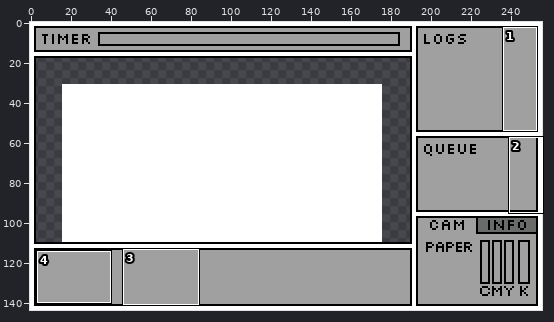
Pixel-art file: Assets/Sprites/main_ui_prototype.ase. Above: a wide view before the commit, with the close-up outlined.
Close-up. As it was:
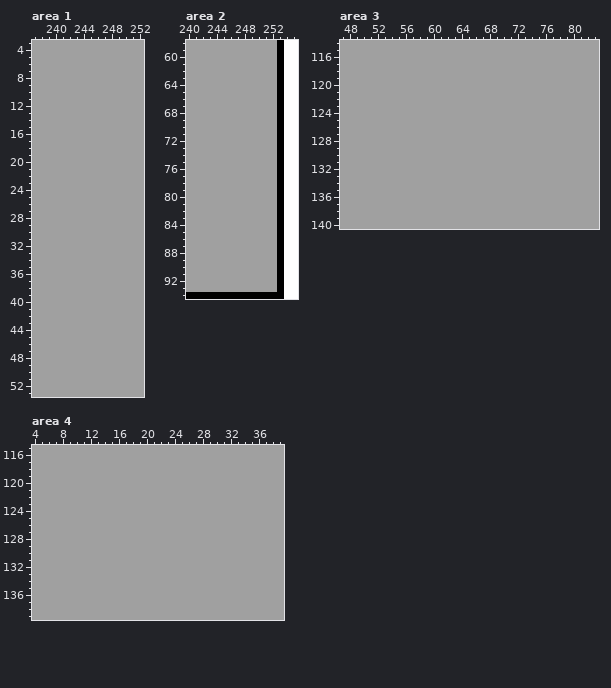
256x144 pixels, 1 frame. Shown: area 1: x 237..252, y 3..53; area 2: x 240..255, y 58..94; area 3: x 47..83, y 114..140; area 4: x 4..39, y 115..139. The commit also changed other parts of the picture, which this record leaves out.
New version:
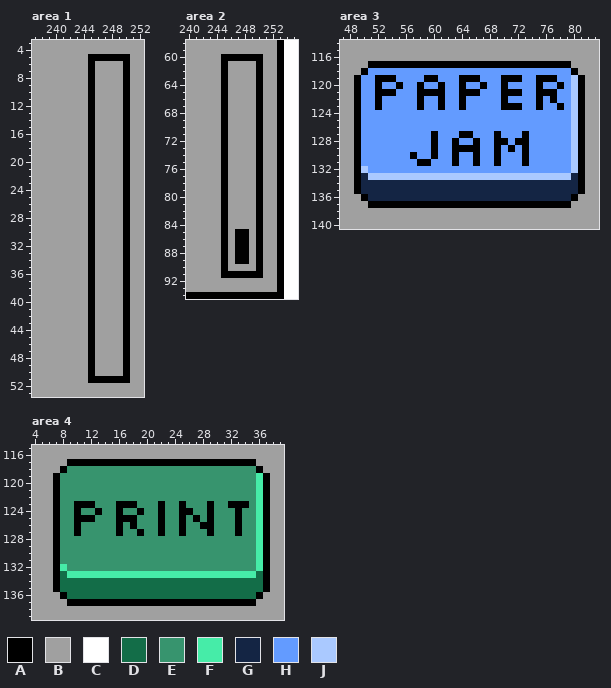
Palette (. is transparent): A #000000  B #a0a0a0  C #ffffff  D #136d48  E #37946e  F #46eca8  G #142544  H #639bff  J #aac9ff
Commit message: New font file and scroll views
Changes in this commit:
layer "Buttons" now shown
layer "Scrollbar" added
layer "ScrollbarHandle" added
layer "LogsScrollBar" added
Changed rows in their new state; - is an unchanged pixel.
Area 1, layer "LogsScrollBar":
first column x 245:
 5 AAAAAA
 6 A----A
 7 A----A
 8 A----A
 9 A----A
10 A----A
11 A----A
12 A----A
13 A----A
14 A----A
15 A----A
16 A----A
17 A----A
18 A----A
19 A----A
20 A----A
21 A----A
22 A----A
23 A----A
24 A----A
25 A----A
26 A----A
27 A----A
28 A----A
29 A----A
30 A----A
31 A----A
32 A----A
33 A----A
34 A----A
35 A----A
36 A----A
37 A----A
38 A----A
39 A----A
40 A----A
41 A----A
42 A----A
43 A----A
44 A----A
45 A----A
46 A----A
47 A----A
48 A----A
49 A----A
50 A----A
51 AAAAAA
Area 2, layers "ScrollbarHandle", "Scrollbar":
first column x 245:
60 AAAAAA
61 A----A
62 A----A
63 A----A
64 A----A
65 A----A
66 A----A
67 A----A
68 A----A
69 A----A
70 A----A
71 A----A
72 A----A
73 A----A
74 A----A
75 A----A
76 A----A
77 A----A
78 A----A
79 A----A
80 A----A
81 A----A
82 A----A
83 A----A
84 A----A
85 A-AA-A
86 A-AA-A
87 A-AA-A
88 A-AA-A
89 A-AA-A
90 A----A
91 AAAAAA
Area 3, layer "Buttons":
first column x 49:
117 --AAAAAAAAAAAAAAAAAAAAAAAAAAAAA--
118 -AHHHHHHHHHHHHHHHHHHHHHHHHHHHHHA-
119 AHHAAAHHHHAAHHHAAAHHHAAAHHAAAHHJA
120 AHHAHHAHHAHHAHHAHHAHHAHHHHAHHAHJA
121 AHHAAAHHHAAAAHHAAAHHHAAAHHAAAHHJA
122 AHHAHHHHHAHHAHHAHHHHHAHHHHAHAHHJA
123 AHHAHHHHHAHHAHHAHHHHHAAAHHAHHAHJA
124 AHHHHHHHHHHHHHHHHHHHHHHHHHHHHHHJA
125 AHHHHHHHHHHHHHHHHHHHHHHHHHHHHHHJA
126 AHHHHHHHHHHHHHHHHHHHHHHHHHHHHHHJA
127 AHHHHHHHHHHAHHHAAHHHAHHHAHHHHHHJA
128 AHHHHHHHHHHAHHAHHAHHAAHAAHHHHHHJA
129 AHHHHHHHHHHAHHAAAAHHAHAHAHHHHHHJA
130 AHHHHHHHAHHAHHAHHAHHAHHHAHHHHHHJA
131 AHHHHHHHHAAHHHAHHAHHAHHHAHHHHHHJA
132 AJHHHHHHHHHHHHHHHHHHHHHHHHHHHHHJA
133 AGJJJJJJJJJJJJJJJJJJJJJJJJJJJJJGA
134 AGGGGGGGGGGGGGGGGGGGGGGGGGGGGGGGA
135 AGGGGGGGGGGGGGGGGGGGGGGGGGGGGGGGA
136 -AGGGGGGGGGGGGGGGGGGGGGGGGGGGGGA-
137 --AAAAAAAAAAAAAAAAAAAAAAAAAAAAA--
Area 4, layer "Buttons":
first column x 7:
117 --AAAAAAAAAAAAAAAAAAAAAAAAAAA--
118 -AEEEEEEEEEEEEEEEEEEEEEEEEEEEA-
119 AEEEEEEEEEEEEEEEEEEEEEEEEEEEEFA
120 AEEEEEEEEEEEEEEEEEEEEEEEEEEEEFA
121 AEEEEEEEEEEEEEEEEEEEEEEEEEEEEFA
122 AEEEEEEEEEEEEEEEEEEEEEEEEEEEEFA
123 AEEAAAEEEAAAEEEAEEAEEEAEEAAAEFA
124 AEEAEEAEEAEEAEEAEEAAEEAEEEAEEFA
125 AEEAAAEEEAAAEEEAEEAEAEAEEEAEEFA
126 AEEAEEEEEAEAEEEAEEAEEAAEEEAEEFA
127 AEEAEEEEEAEEAEEAEEAEEEAEEEAEEFA
128 AEEEEEEEEEEEEEEEEEEEEEEEEEEEEFA
129 AEEEEEEEEEEEEEEEEEEEEEEEEEEEEFA
130 AEEEEEEEEEEEEEEEEEEEEEEEEEEEEFA
131 AEEEEEEEEEEEEEEEEEEEEEEEEEEEEFA
132 AFEEEEEEEEEEEEEEEEEEEEEEEEEEEFA
133 ADFFFFFFFFFFFFFFFFFFFFFFFFFFFDA
134 ADDDDDDDDDDDDDDDDDDDDDDDDDDDDDA
135 ADDDDDDDDDDDDDDDDDDDDDDDDDDDDDA
136 -ADDDDDDDDDDDDDDDDDDDDDDDDDDDA-
137 --AAAAAAAAAAAAAAAAAAAAAAAAAAA--
